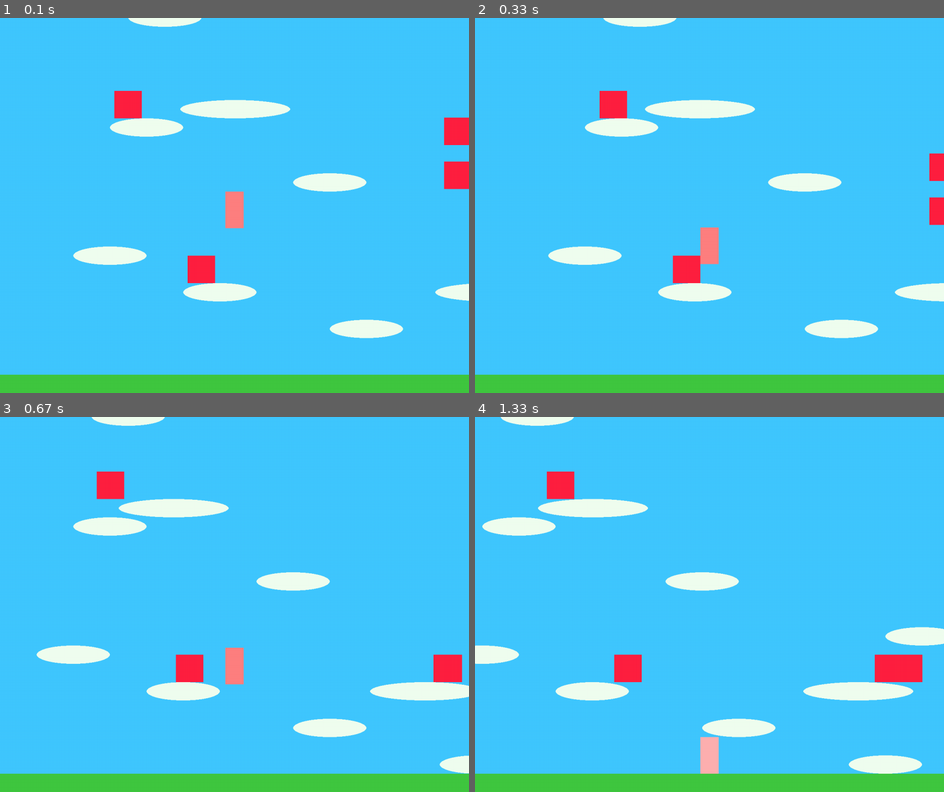
Above: before the commit, frames 1-4 (two rows, left to right).
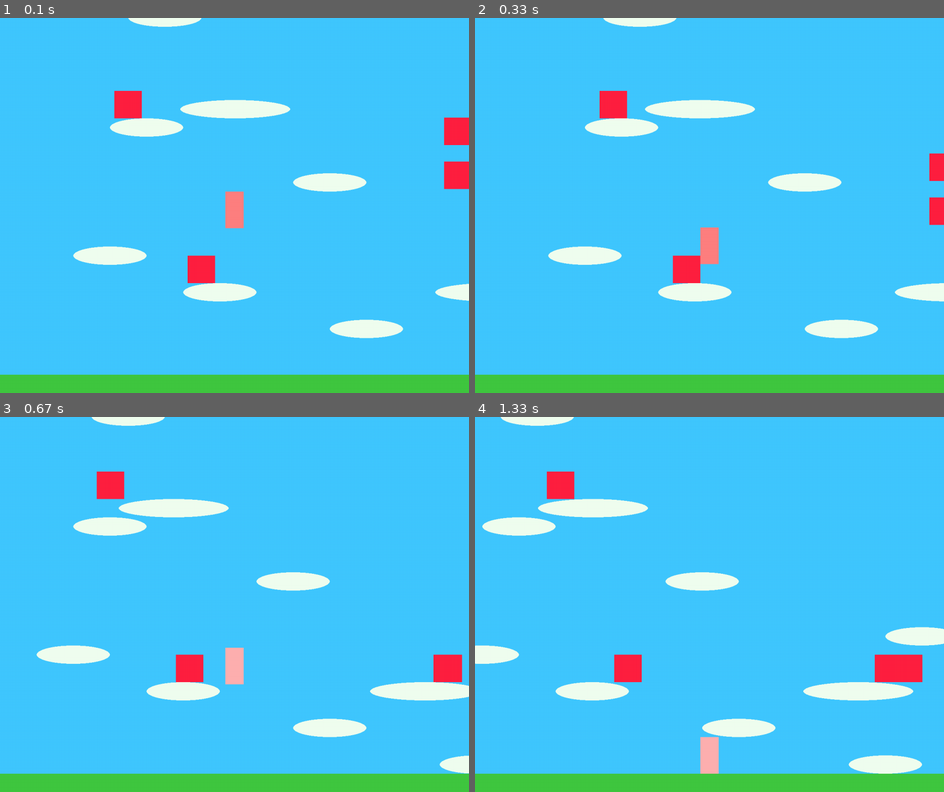
Above: after the commit, the same moments.

Repository: vilaca/pygame-test
Game: pygame game, started from super_mario.py
Two runs of this game, one before a commit and one after it. Both use one fixed random seed, a clock stepped at 60 frames per second and the inputs below.
Inputs:
- Up to frame 1 (0.1 s): no input
- Up to frame 2 (0.33 s): no input
- Up to frame 3 (0.67 s): hold Right from 0.33 s (still down)
- Up to frame 4 (1.33 s): release Right at 0.8 s; hold Right 0.83-1.3 s

Frames 1-2 are identical in both runs. In frame 3, 0.4% of the frame differs, in the area x 48-52%, y 61-72%; in frame 4, nothing differs.

Commit message:
jump bug

Diff:
--- a/super_mario.py
+++ b/super_mario.py
@@ -60,7 +60,7 @@
         self.gravity = 0.5
         self.vel_y = 0
         self.on_ground = False
-        self.on_moving_platform = None
+        #self.on_moving_platform = None
 
     def update(self, platforms, foes):
         keys = pygame.key.get_pressed()
@@ -78,21 +78,21 @@
         self.rect.y -= self.vel_y
 
         #self.on_ground = False
-        self.on_moving_platform = None
+        #self.on_moving_platform = None
         self.check_platforms(platforms)
         self.check_foes(foes)
 
     def check_platforms(self, platforms):
+        if self.vel_y > 0:
+            return
         for platform in pygame.sprite.spritecollide(self, platforms, False):
             if self.vel_y < 0:
                 self.rect.bottom = platform.rect.top
                 self.vel_y = 0
                 self.on_ground = True
                 if isinstance(platform, MovingPlatform):
-                    self.on_moving_platform = platform
+                    #self.on_moving_platform = platform
                     self.rect.x += platform.speed * platform.direction
-            return
-        self.on_ground = False
 
     def check_foes(self, foes):
         foe_hit_list = pygame.sprite.spritecollide(self, foes, False)
@@ -107,7 +107,7 @@
                 game_over_screen()
 
     def jump(self):
-        if self.on_ground:
+        if self.on_ground and not self.vel_y < 0:
             self.vel_y = self.jump_speed
             self.on_ground = False
 
@@ -152,7 +152,7 @@
         self.on_ground = False
         self.min_x = min_x
         self.max_x = max_x + width
-        self.on_moving_platform = None
+        #self.on_moving_platform = None
 
     def update(self, platforms):
         self.rect.x += self.speed * self.direction
@@ -163,7 +163,7 @@
         self.rect.y -= self.vel_y
 
         self.on_ground = False
-        self.on_moving_platform = None
+        #self.on_moving_platform = None
         for platform in pygame.sprite.spritecollide(self, platforms, False):
             #if self.rect.colliderect(platform.rect):# and self.vel_y > 0:
             self.rect.bottom = platform.rect.top
